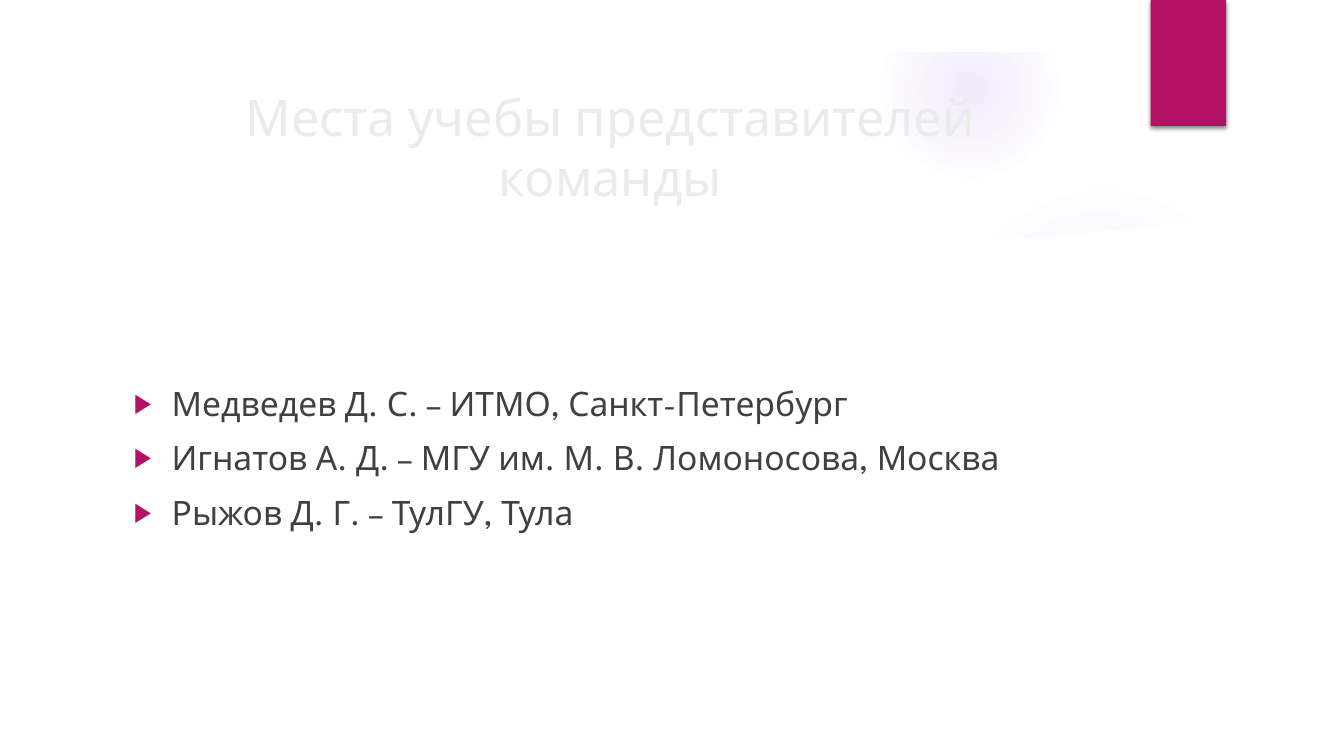
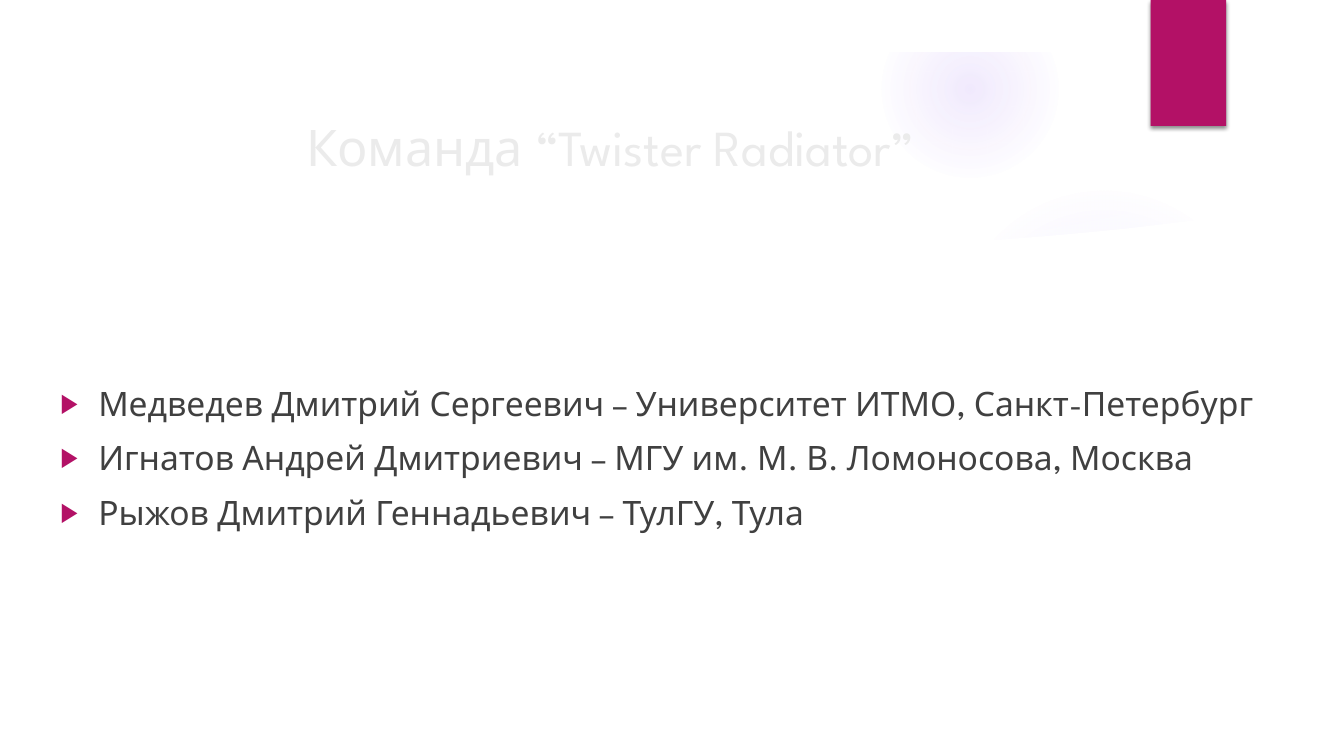
Before and after one commit to Corvin71/neuro-hack, a slide deck: slide 2 of present.pptx. Drawn at 1344x756 pixels with LibreOffice and Linux fonts; fonts in the diff are those of the drawing; background and template pictures are left out. Boxes give left, top, right and bottom in pixels: in the first picture for what was removed or moved away, otherwise in the second. Text is boxed around its words. In the diff, an @@ line names an element or a change of style, - is before the commit and + after.

```diff
--- a/present.pptx
+++ b/present.pptx
@@ title at [127, 107, 1093, 185]: text changed @@
-Места учебы представителей команды
+Команда “Twister Radiator”
@@ text at [98, 390, 1253, 533]: text changed @@
-▶ Медведев Д. С. – ИТМО, Санкт-Петербург
-▶ Игнатов А. Д. – МГУ им. М. В. Ломоносова, Москва
-▶ Рыжов Д. Г. – ТулГУ, Тула
+▶ Медведев Дмитрий Сергеевич – Университет ИТМО, Санкт-Петербург
+▶ Игнатов Андрей Дмитриевич – МГУ им. М. В. Ломоносова, Москва
+▶ Рыжов Дмитрий Геннадьевич – ТулГУ, Тула
```
Also in this commit, not shown: 7 other slides changed, 4 slides added, 1 slide removed.
